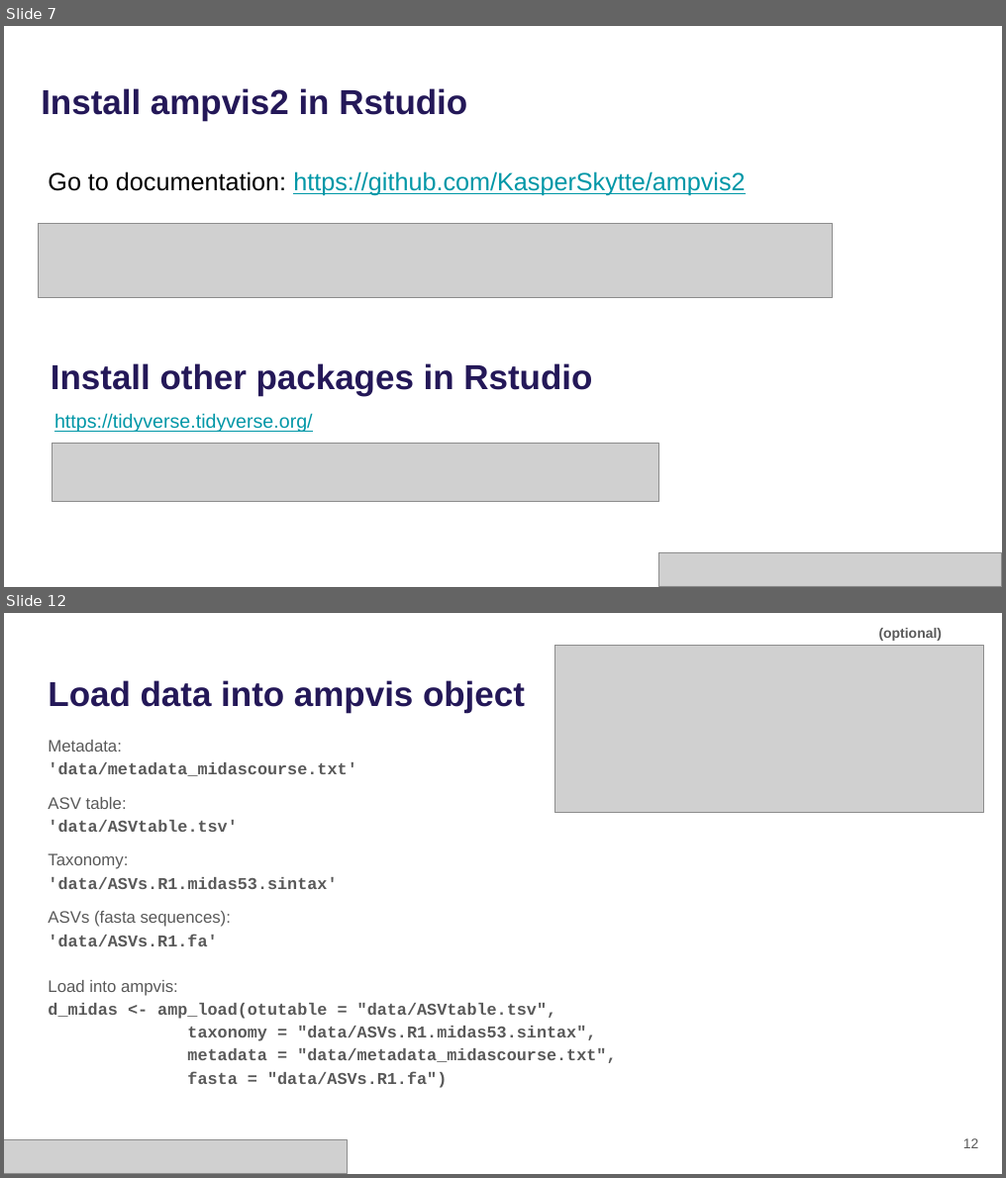
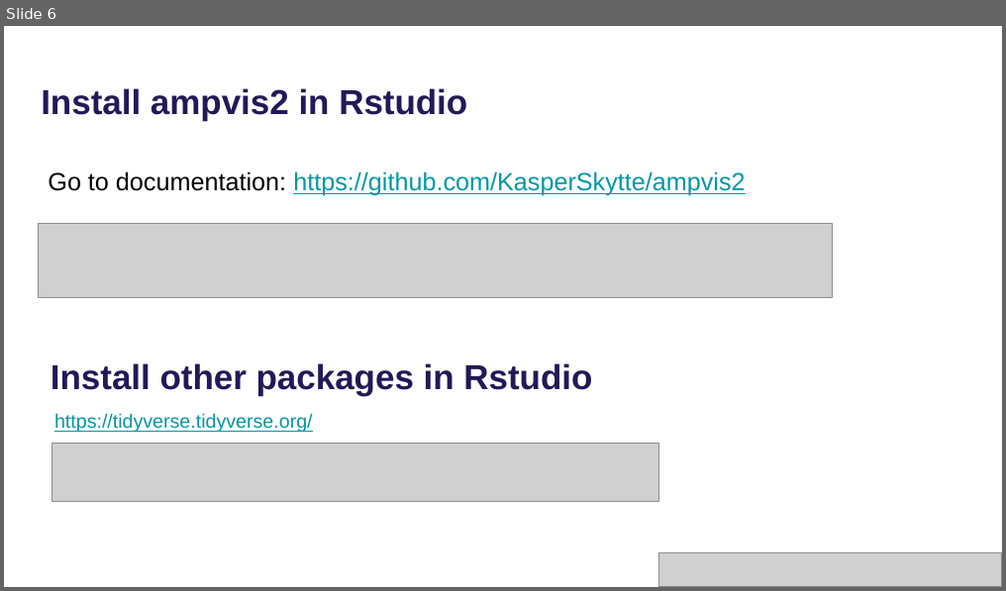
Before and after one commit to mpeces/MiDAS_course_2025, a slide deck: presentations/Hands-on_Setup.pptx. Shown one above the other, each under a label of ours: slides 7 and 12 before the commit, slide 6 after it; the slides between them are not shown. The pictures are 1006x1178 and 1006x591 pixels, drawn with LibreOffice and Linux fonts; fonts in the diff are those of the drawing; grey boxes stand for pictures. Boxes give left, top, right and bottom in pixels: in the first picture for what was removed or moved away, otherwise in the second. Text is boxed around its words. In the diff, an @@ line names an element or a change of style, - is before the commit and + after.

```diff
--- a/presentations/Hands-on_Setup.pptx
+++ b/presentations/Hands-on_Setup.pptx
@@ slide 12 removed at [4,613,1002,1174], background #FFFFFF @@
@@ text removed at [879,628,943,641] @@
-(optional)
@@ picture removed at [554,645,984,813] @@
@@ title removed at [48,680,525,712] @@
-Load data into ampvis object
@@ text removed at [48,740,616,1088] @@
-Metadata:
-'data/metadata_midascourse.txt'
-ASV table:
-'data/ASVtable.tsv'
-Taxonomy:
-'data/ASVs.R1.midas53.sintax'
-ASVs (fasta sequences):
-'data/ASVs.R1.fa'
-Load into ampvis:
-d_midas <- amp_load(otutable = "data/ASVtable.tsv",
-taxonomy = "data/ASVs.R1.midas53.sintax",
-metadata = "data/metadata_midascourse.txt",
-fasta = "data/ASVs.R1.fa")
@@ picture removed at [4,1140,348,1173] @@
@@ page number removed at [963,1139,979,1149] @@
-12
@@ what was slide 7 is now slide 6 @@
```
Also in this commit, not shown: 7 slides changed, 1 slide added, 6 other slides removed, 1 other file.
